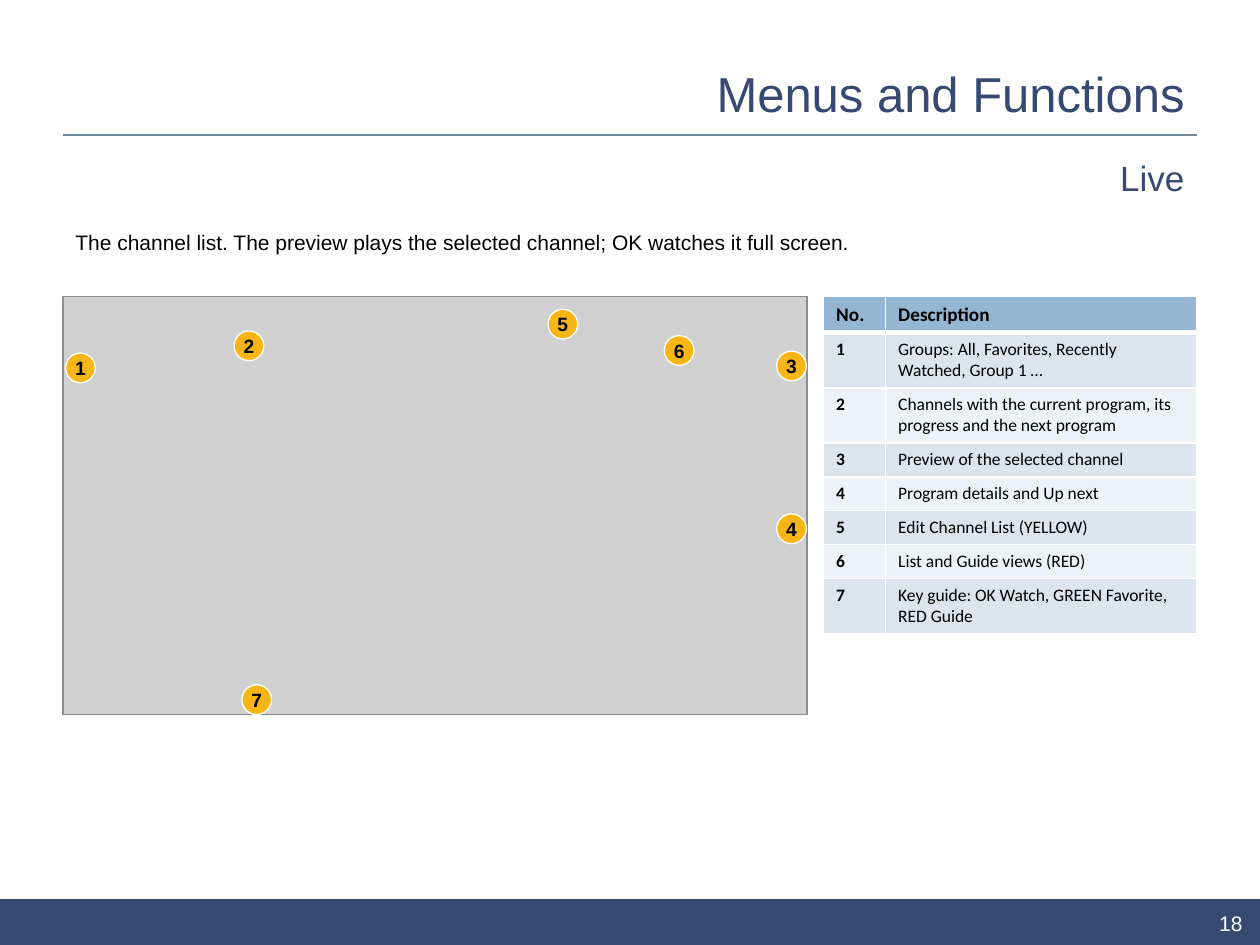
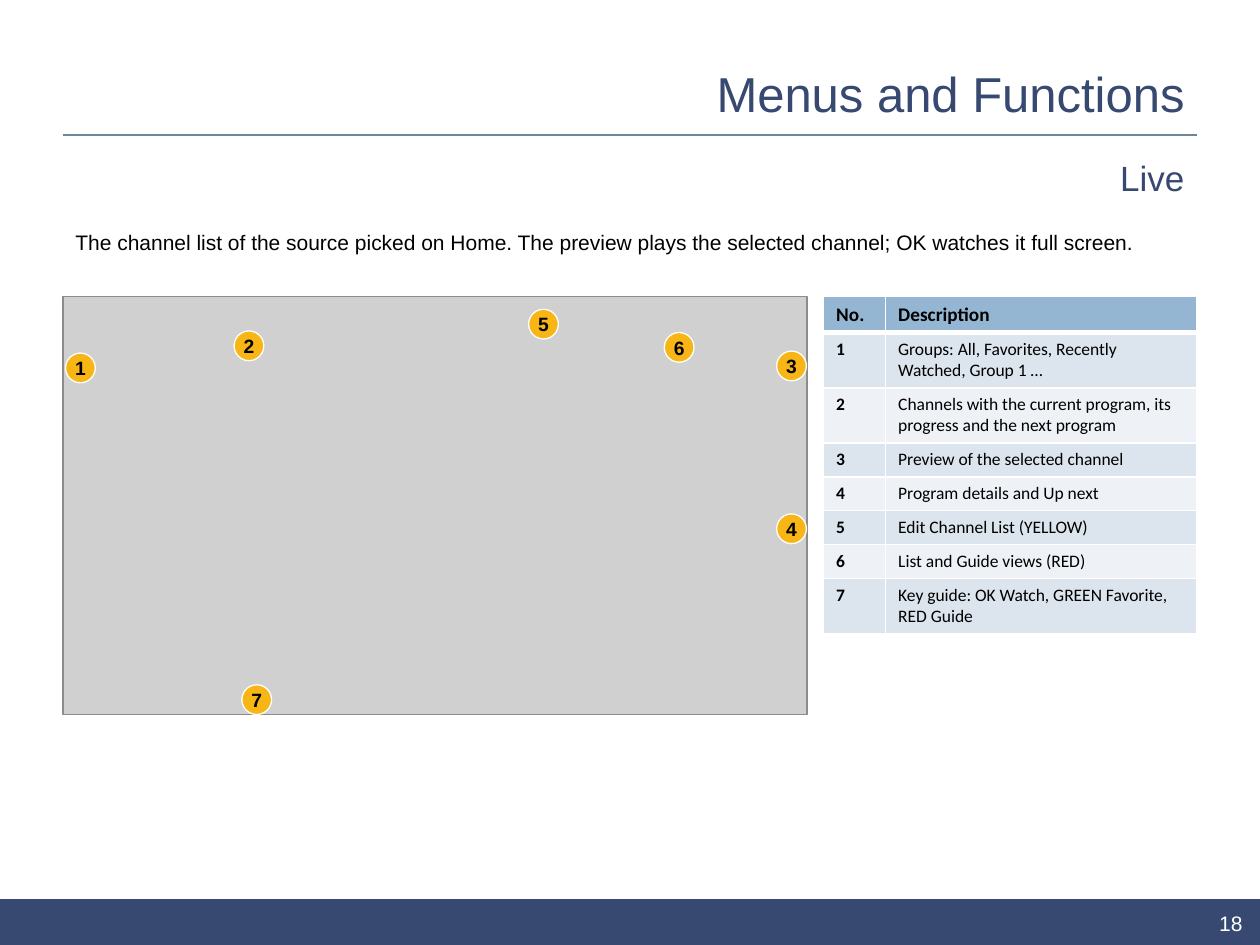
Before and after one commit to ahmedsaed/pleione, a slide deck: slide 18 of store/samsung/ui-description.pptx. Drawn at 1260x945 pixels with LibreOffice and Linux fonts; fonts in the diff are those of the drawing; grey boxes stand for pictures; background and template pictures are left out. Boxes give left, top, right and bottom in pixels: in the first picture for what was removed or moved away, otherwise in the second. Text is boxed around its words. In the diff, an @@ line names an element or a change of style, - is before the commit and + after.

Commit message:
Update the store materials for 2.6.1
The Samsung UI description and both stores' screenshots showed 2.3.0:
Save Changes and Cancel in Settings, the old Settings look and a
24-hour clock. They now match 2.6.1.

- The deck gains a 1.1 revision, steps that save with RETURN, the
  picked-source behavior on Home, the Time format setting, and new
  captures of Home, Live, Guide, Player, Search, Settings and Data
  Management with their callouts moved to the new layout.
- The Samsung listing answers AVPlay for the Player API, which plays
  streams on Tizen 8 and later since 2.6.0.
- screenshots:store --samsung also captures Data Management and the
  privacy notice, which the deck uses and nothing regenerated.

```diff
--- a/store/samsung/ui-description.pptx
+++ b/store/samsung/ui-description.pptx
@@ text at box(75, 234, 1133, 254): text changed @@
-The channel list. The preview plays the selected channel; OK watches it full screen.
+The channel list of the source picked on Home. The preview plays the selected channel; OK watches it full screen.
@@ ellipse "5": place and size @@
-ellipse "5" at box(548, 309, 578, 339)
+ellipse "5" at box(529, 309, 559, 339)
```
Also in this commit, not shown: 10 other slides changed, 24 other files.
